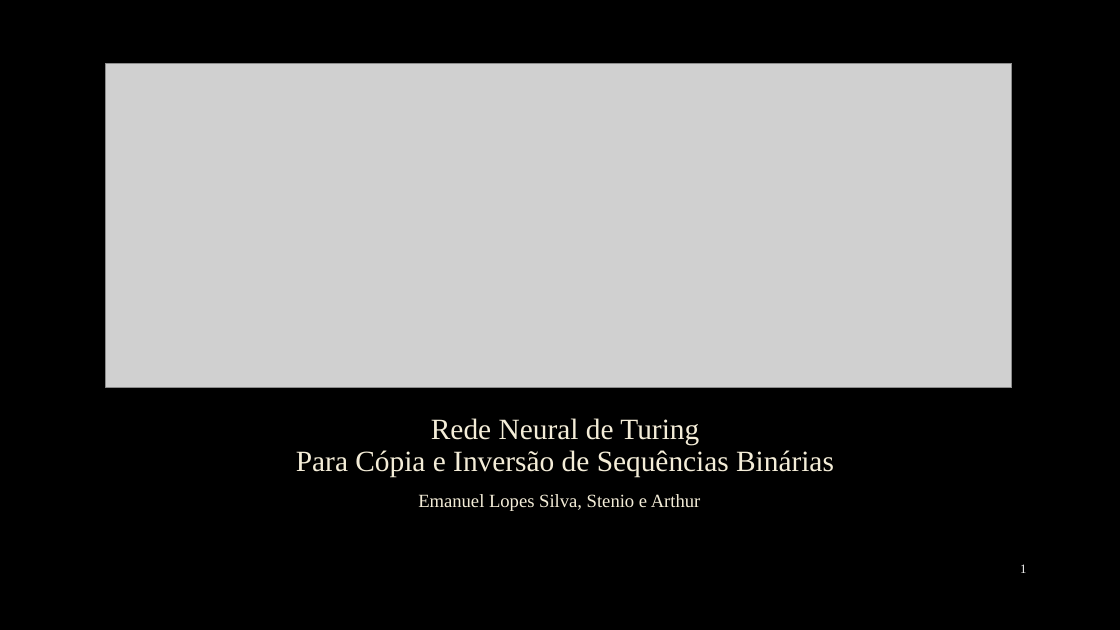
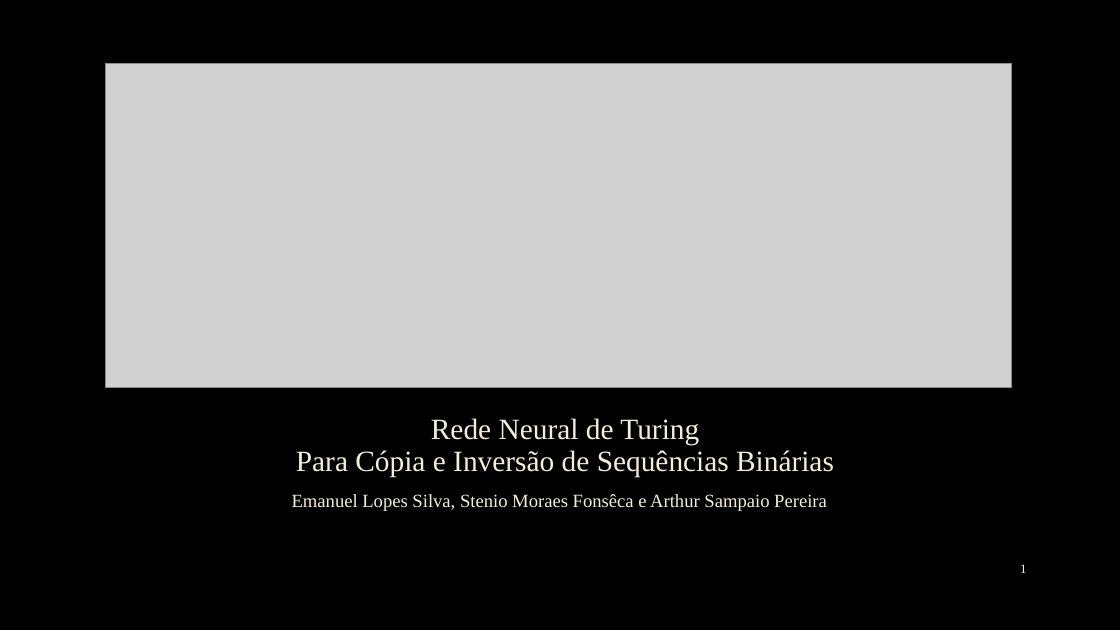
Before and after one commit to EmanuelSilva69/Neural_Turing_Machine_Criadorara, a slide deck: slide 1 of Slide/apresentação NTM.pptx. Drawn at 1120x630 pixels with LibreOffice and Linux fonts; fonts in the diff are those of the drawing; grey boxes stand for pictures; background and template pictures are left out. Boxes give left, top, right and bottom in pixels: in the first picture for what was removed or moved away, otherwise in the second. Text is boxed around its words. In the diff, an @@ line names an element or a change of style, - is before the commit and + after.

```diff
--- a/Slide/apresentação NTM.pptx
+++ b/Slide/apresentação NTM.pptx
@@ text at (292,494,827,511): text changed @@
-Emanuel Lopes Silva, Stenio e Arthur
+Emanuel Lopes Silva, Stenio Moraes Fonsêca e Arthur Sampaio Pereira
```
Also in this commit, not shown: 16 other slides changed, 5 slides added.
